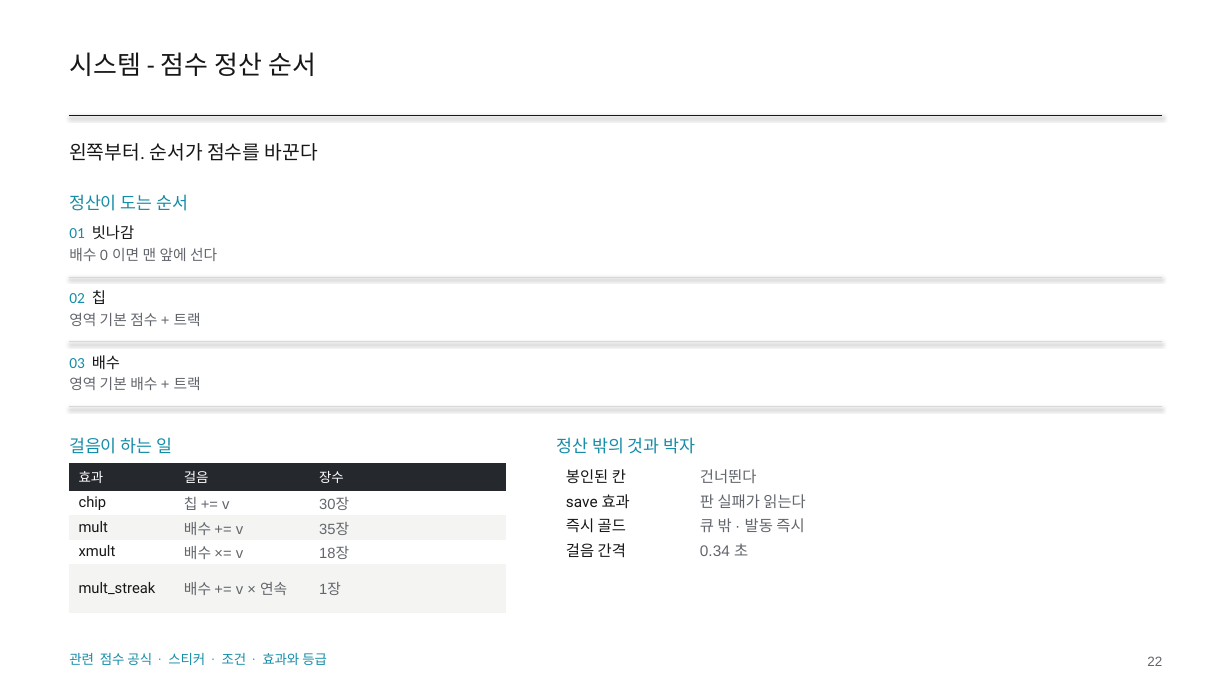
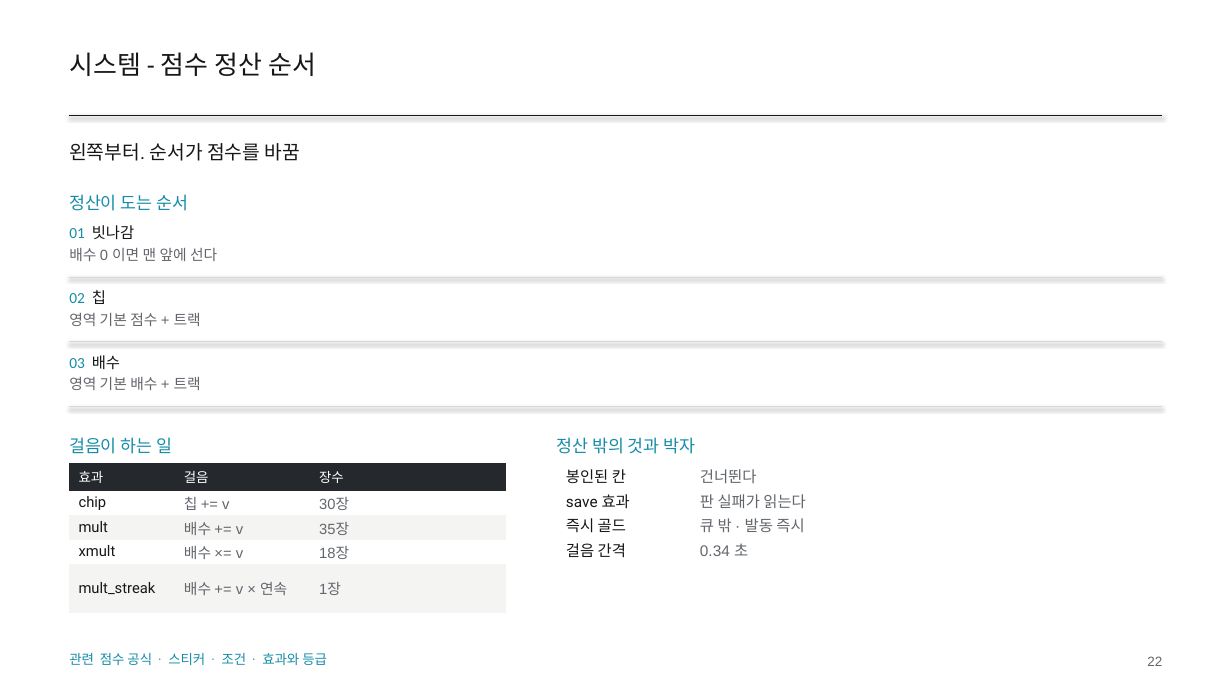
Before and after one commit to GGbong69/test-03, a slide deck: slide 22 of docs/HIGHTONE_기획서.pptx. Drawn at 1232x693 pixels with LibreOffice and Linux fonts; fonts in the diff are those of the drawing. Boxes give left, top, right and bottom in pixels: in the first picture for what was removed or moved away, otherwise in the second. Text is boxed around its words. In the diff, an @@ line names an element or a change of style, - is before the commit and + after.

```diff
--- a/docs/HIGHTONE_기획서.pptx
+++ b/docs/HIGHTONE_기획서.pptx
@@ text at [69,143,300,161]: text changed @@
-왼쪽부터. 순서가 점수를 바꾼다
+왼쪽부터. 순서가 점수를 바꿈
```
Also in this commit, not shown: 16 other slides changed, 3 other files.
